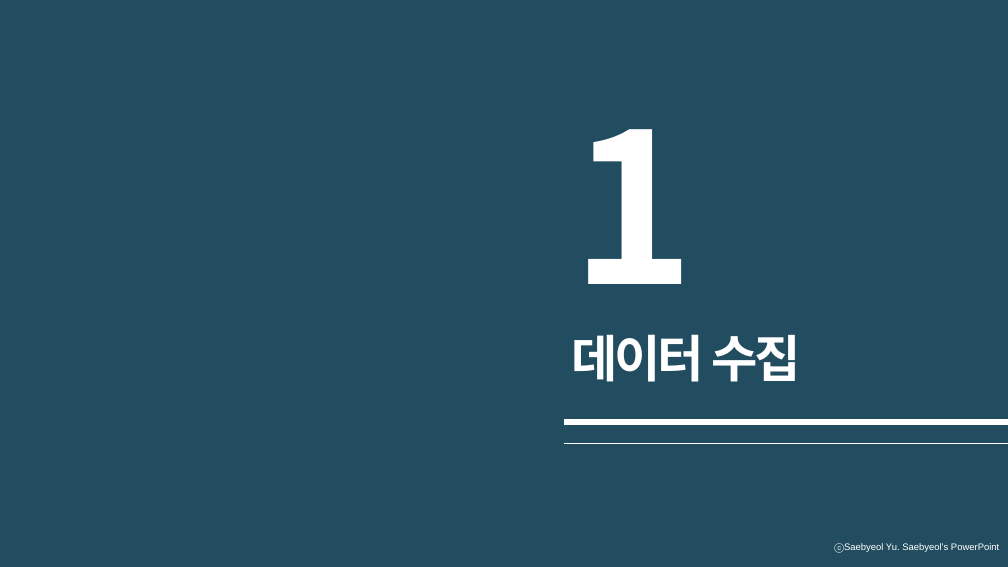
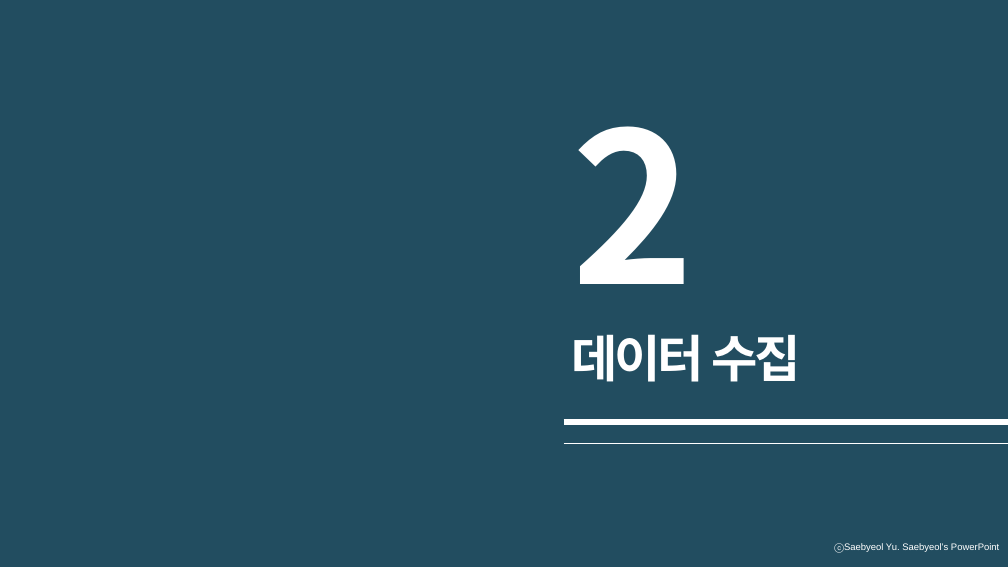
Before and after one commit to shinht97/steamsavemoney, a slide deck: slide 5 of 지갑지킴이_발표자료.pptx (slide 4 before the commit). Drawn at 1008x567 pixels with LibreOffice and Linux fonts; fonts in the diff are those of the drawing. Boxes give left, top, right and bottom in pixels: in the first picture for what was removed or moved away, otherwise in the second. Text is boxed around its words. In the diff, an @@ line names an element or a change of style, - is before the commit and + after.

```diff
--- a/지갑지킴이_발표자료.pptx
+++ b/지갑지킴이_발표자료.pptx
@@ text at [571,126,694,335]: text changed @@
-1
+2
```
Also in this commit, not shown: 15 other slides changed, 3 slides added, 1 slide removed, 5 other files.
